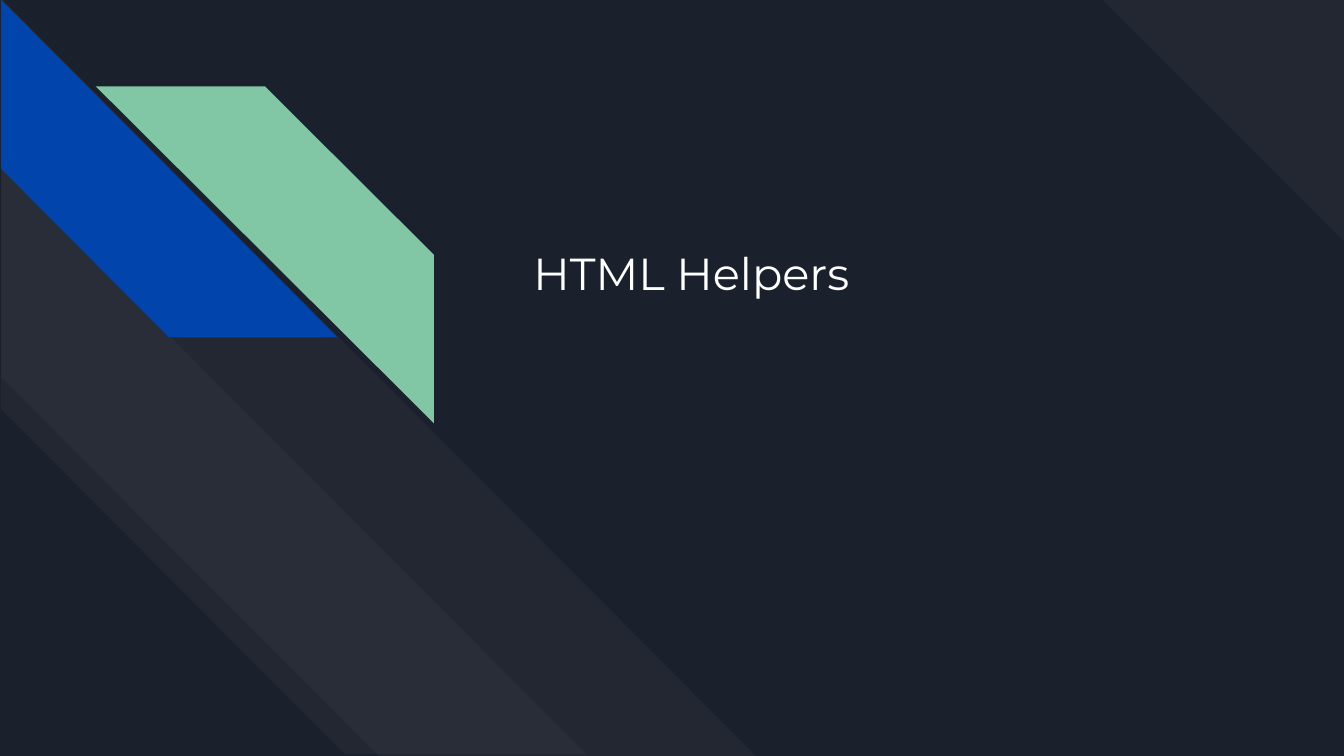
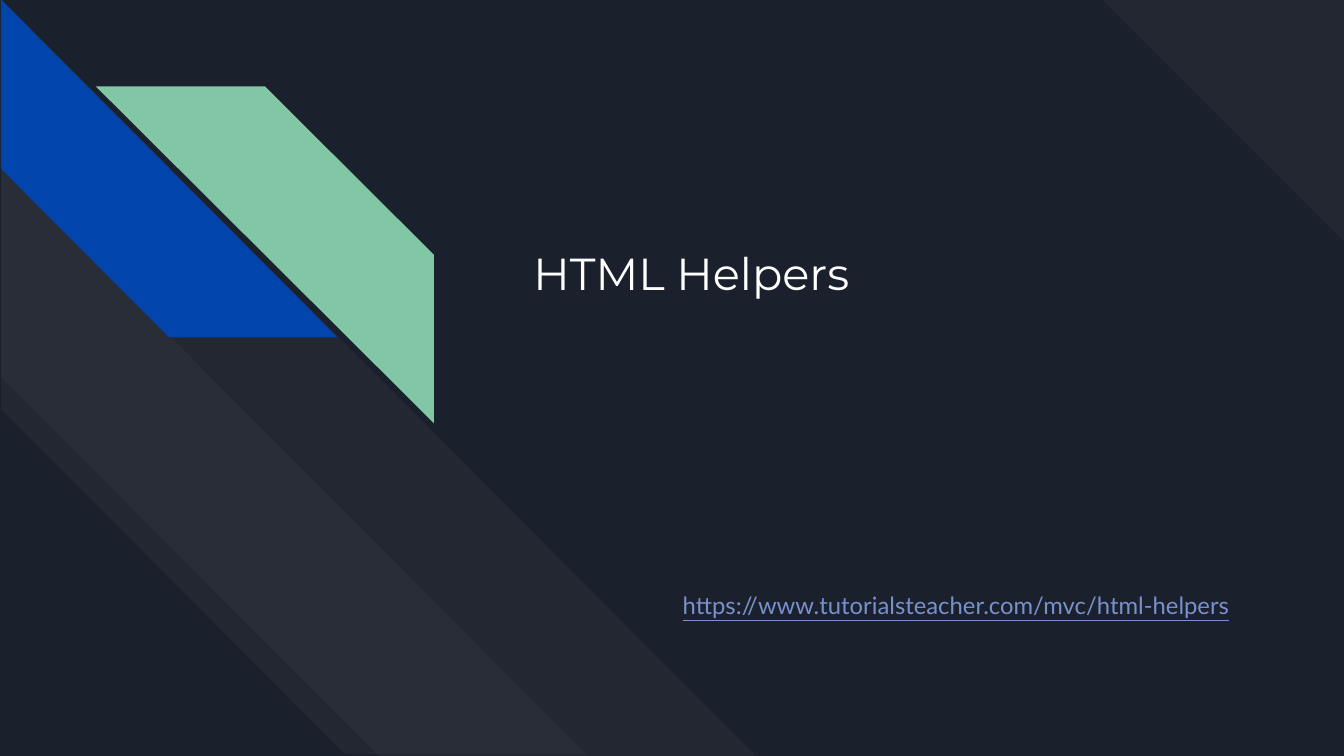
Before and after one commit to bulhard/Web-Programming, a slide deck: slide 13 of 00 Presentations/05 Forms and Validation.pptx. Drawn at 1344x756 pixels with LibreOffice and Linux fonts; fonts in the diff are those of the drawing. Boxes give left, top, right and bottom in pixels: in the first picture for what was removed or moved away, otherwise in the second. Text is boxed around its words. In the diff, an @@ line names an element or a change of style, - is before the commit and + after.

```diff
--- a/00 Presentations/05 Forms and Validation.pptx
+++ b/00 Presentations/05 Forms and Validation.pptx
@@ subtitle added at (683, 596, 1229, 618), 17 pt, text #7890CD, underline @@
+https://www.tutorialsteacher.com/mvc/html-helpers
```
Also in this commit, not shown: 2 other slides changed, 6 other files.
